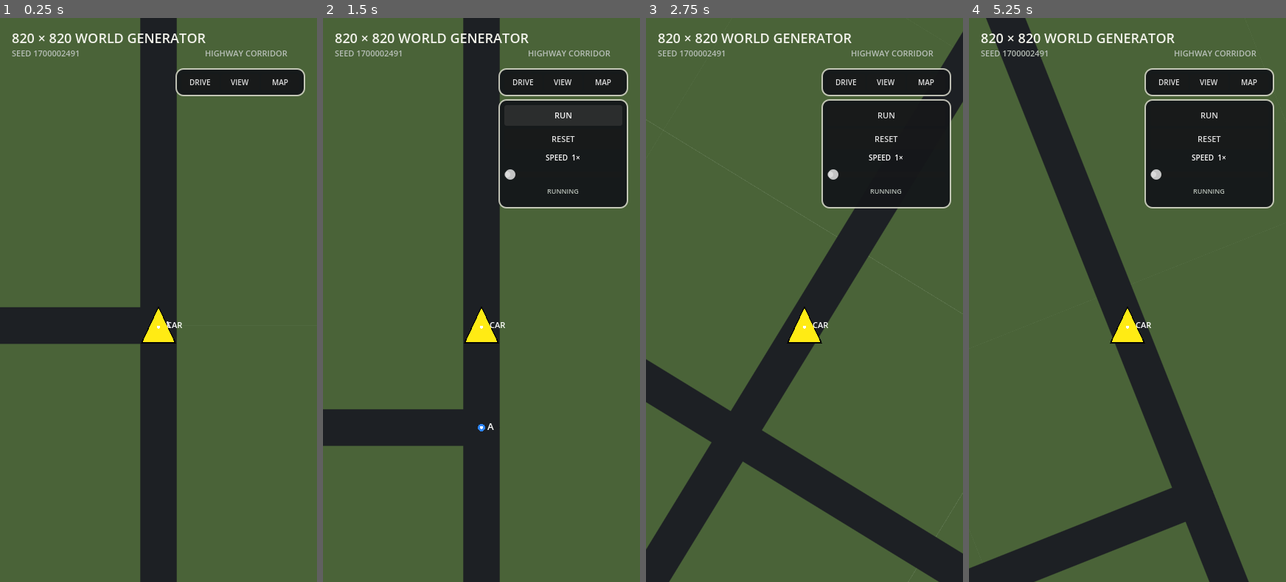
Above: before the commit, frames 1-4 (left to right).
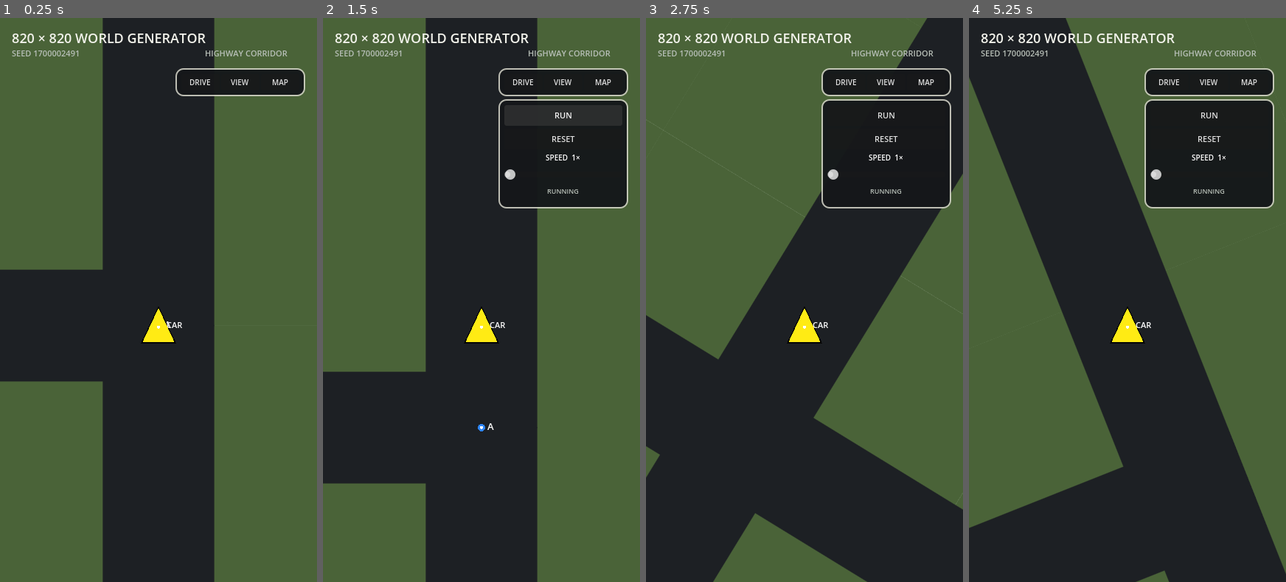
Above: after the commit, the same moments.

Repository: patrickcallahancomedy/comedian
Game: Godot game, scene res://scenes/drive/grid_world_prototype.tscn
The game is run twice, just before and just after one commit, with the same random seed, the same clock (stepped at 60 frames per second) and the same inputs. This scene is started directly instead of the project's main scene.
Inputs (mouse positions are in pixels of both pictures, inside the frame that each line leads up to):
- Up to frame 1 (0.25 s): no input
- Up to frame 2 (1.5 s): click "DRIVE" at 0.5 s; click "RUN" at 1.25 s
- Up to frame 3 (2.75 s): tap Enter (ui_accept) at 2, 2.27 s; move the mouse to (874, 271) at 2.02 s; hold Right from 2.03 s (still down); tap Space at 2.1 s; click (874, 271) at 2.17 s
- Up to frame 4 (5.25 s): release Right at 2.75 s; drag from (1064, 328) to (1111, 412) at 2.77 s; move the mouse to (1159, 175) at 3.52 s; hold Right 3.53-4.25 s; tap Space at 3.6, 5.1 s; drag from (1111, 412) to (1032, 215) at 4.27 s; move the mouse to (1222, 384) at 5.02 s; hold Left from 5.03 s (still down)

The runs differ from the first frame. In frame 1, 27% of the frame differs, in the area x 0-68%, y 0-100%; in frame 2, 24%; in frame 3, 27%; in frame 4, 30%, in the area x 0-100%, y 0-100%.

Commit message:
Set local roads to five units wide

Diff:
--- a/godot/scripts/drive/grid_world_map.gd
+++ b/godot/scripts/drive/grid_world_map.gd
@@ -28,7 +28,7 @@
 const DRIVE_VISIBLE_WORLD_WIDTH := 13.333333
 const DRIVE_ROTATION_SMOOTH_SPEED := 4.5
 const LEGACY_LOCAL_ROAD_RATIO := 13.0 / 80.0
-const LOCAL_ROAD_WIDTH_WORLD := 10.0 * LEGACY_LOCAL_ROAD_RATIO
+const LOCAL_ROAD_WIDTH_WORLD := 5.0
 const HIGHWAY_LANE_FILL_RATIO := 1.0
 
 @export var world_seed: int = 0
@@ -366,15 +366,9 @@
 
 			match road_class:
 				generator.RoadClass.CITY:
-					width = (
-						float(generator.NEIGHBORHOOD_SPACING)
-						* LEGACY_LOCAL_ROAD_RATIO
-					)
+					width = LOCAL_ROAD_WIDTH_WORLD
 				generator.RoadClass.CONNECTOR:
-					width = (
-						float(generator.CONNECTOR_STEP)
-						* LEGACY_LOCAL_ROAD_RATIO
-					)
+					width = LOCAL_ROAD_WIDTH_WORLD
 					color = CONNECTOR_COLOR
 				generator.RoadClass.RAMP:
 					width = (
@@ -417,10 +411,7 @@
 			generator.RoadClass.CITY:
 				patch_width = LOCAL_ROAD_WIDTH_WORLD
 			generator.RoadClass.CONNECTOR:
-				patch_width = (
-					float(generator.CONNECTOR_STEP)
-					* LEGACY_LOCAL_ROAD_RATIO
-				)
+				patch_width = LOCAL_ROAD_WIDTH_WORLD
 				color = CONNECTOR_COLOR
 			generator.RoadClass.RAMP:
 				# Ramp/highway geometry already overlaps cleanly; a circular
